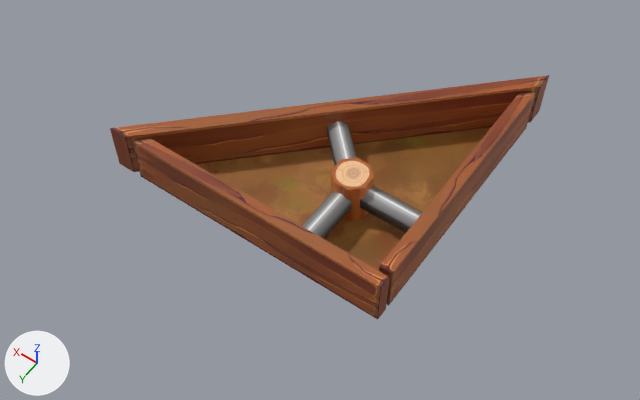
The FBX model Assets/Art/Models/Obstacles/triangles/triangle_wood_04.fbx: old version first, new version second.
Camera for both pictures: a 50 mm lens placed at (-2.15, 3.41, 5.22), pointed at (0.37, -0.11, -0.33). Arrows for +X, +Y and +Z are at lower left; the lights stay in place. Where no turn or scale is listed for an object, it has been applied to the vertices.

The first picture shows 'Middle_1', 'floor_11', 'wall_64', 'wall_65', 'wall_66'.
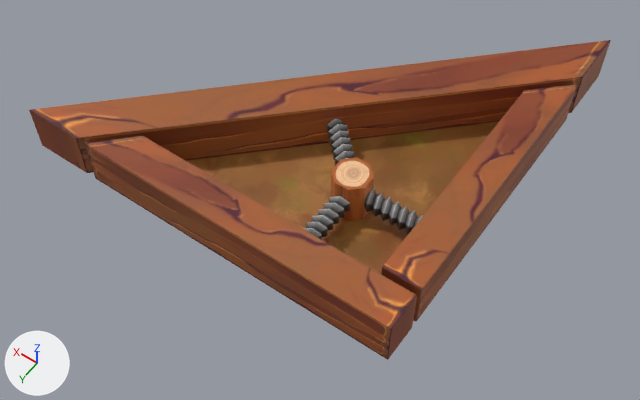
The change in detail:
Mesh me_mesh_006 is new.
It has 8 vertices, 6 faces and spans x -0.15..0.15, y -1.27..1.01, z -0.2..0.2.
It uses material mat_m_wood11 (picture img_t_obstacles_png).
Mesh me_mesh_003_1 is new.
It has 85 vertices, 64 faces and spans x -0.076..0.076, y -0.296..0.296, z -0.069..0.069.
It uses material mat_m_wood11 (picture img_t_obstacles_png).
Mesh me_mesh_005 is new.
It has 85 vertices, 64 faces and spans x 0.025..0.493, y -0.522..0.004, z 0.138..0.275.
It uses material mat_m_wood11 (picture img_t_obstacles_png).
Mesh me_mesh_004_1 is new.
It has 8 vertices, 6 faces and spans x -2.1..1.12, y -1.84..1.4, z 0.0..0.4.
It uses material mat_m_wood11 (picture img_t_obstacles_png).
Mesh me_mesh_007 is new.
It has 85 vertices, 64 faces and spans x -0.296..0.296, y -0.076..0.076, z -0.069..0.069.
It uses material mat_m_wood11 (picture img_t_obstacles_png).
Mesh me_mesh_002_1 is new.
It has 8 vertices, 6 faces and spans x -1.3..1.34, y -0.15..0.15, z -0.2..0.2.
It uses material mat_m_wood11 (picture img_t_obstacles_png).
Object 'wall_65' (ob_wall_65) is deleted.
Object 'wall_64' (ob_wall_64) is deleted.
Object 'wall_66' (ob_wall_66) is deleted.
Object 'wall_77' (ob_wall_77) is new; it shows me_mesh_006.
Its location is (-0.763, -0.443, 0.2).
Object 'spring_11' (ob_spring_11) is new; it shows me_mesh_003_1.
Its location is (0.0, 0.366, 0.206).
Object 'spring_12' (ob_spring_12) is new; it shows me_mesh_005.
Its location is (0.0, 0.0, 0.0).
Object 'wall_78' (ob_wall_78) is new; it shows me_mesh_004_1.
Its location is (1.187, -0.485, 0.0).
Object 'spring_10' (ob_spring_10) is new; it shows me_mesh_007.
Its location is (-0.366, 0.0, 0.206).
Object 'wall_76' (ob_wall_76) is new; it shows me_mesh_002_1.
Its location is (0.383, 0.765, 0.2).

Location of each change, (x1, y1, x2, y2) in pixels of the pictures (640 x 400 px):
'wall_78', added (brown)
    after: (29, 40, 611, 173)
'wall_76', added (brown)
    after: (85, 136, 417, 360)
'wall_64', deleted (brown)
    before: (110, 75, 549, 172)
'wall_77', added (brown)
    after: (381, 84, 577, 322)
'wall_66', deleted (brown)
    before: (132, 139, 389, 320)
'wall_65', deleted (brown)
    before: (360, 92, 536, 306)
'spring_10', added
    after: (364, 188, 424, 235)
'spring_11', added
    after: (304, 196, 350, 240)
'spring_12', added
    after: (327, 118, 354, 165)
